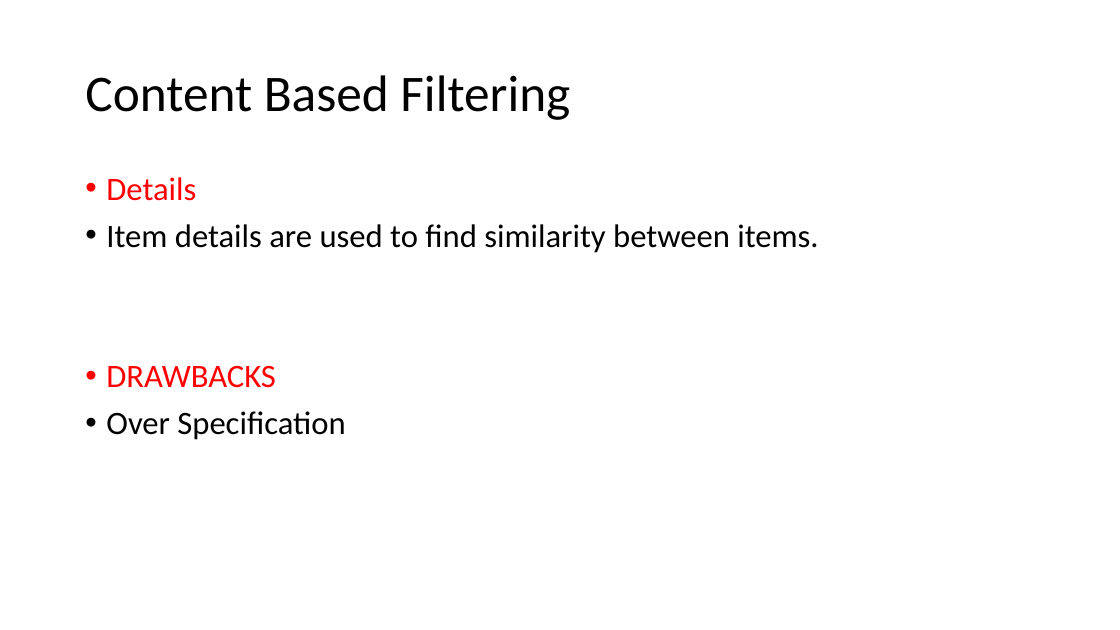
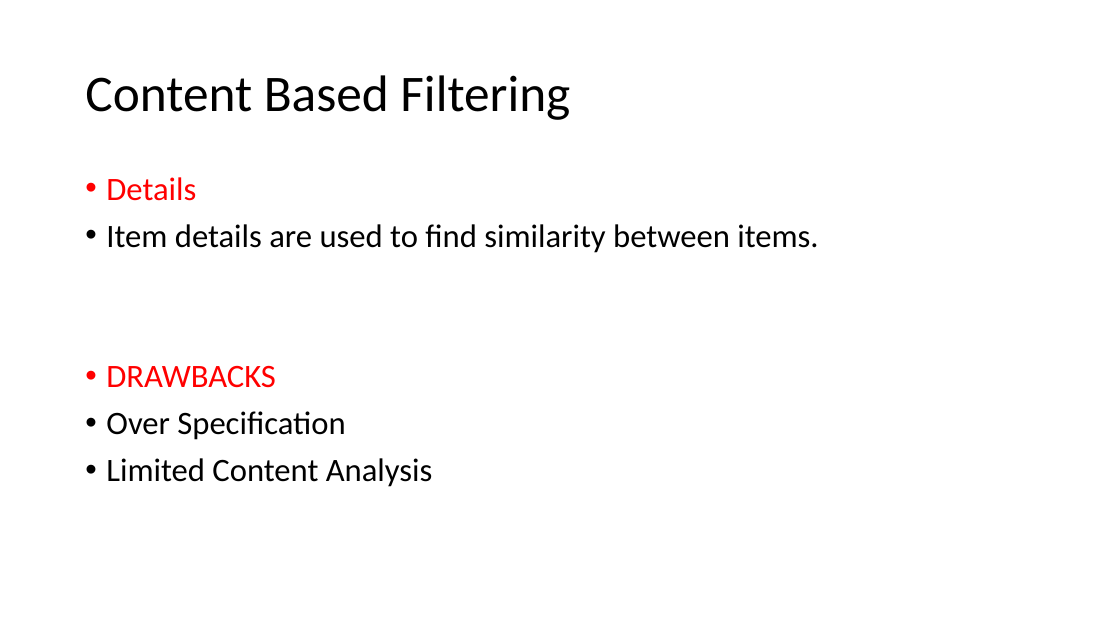
Before and after one commit to DibyamAgrawal/RS-ppt, a slide deck: slide 5 of summer_Basics of RS.pptx. Drawn at 1120x630 pixels with LibreOffice and Linux fonts; fonts in the diff are those of the drawing. Boxes give left, top, right and bottom in pixels: in the first picture for what was removed or moved away, otherwise in the second. Text is boxed around its words. In the diff, an @@ line names an element or a change of style, - is before the commit and + after.

```diff
--- a/summer_Basics of RS.pptx
+++ b/summer_Basics of RS.pptx
@@ text at <box>106,458,433,487</box>: paragraph added @@
+• Limited Content Analysis
```
Also in this commit, not shown: 6 other slides changed, 2 slides added, 1 slide removed, 10 other files.
